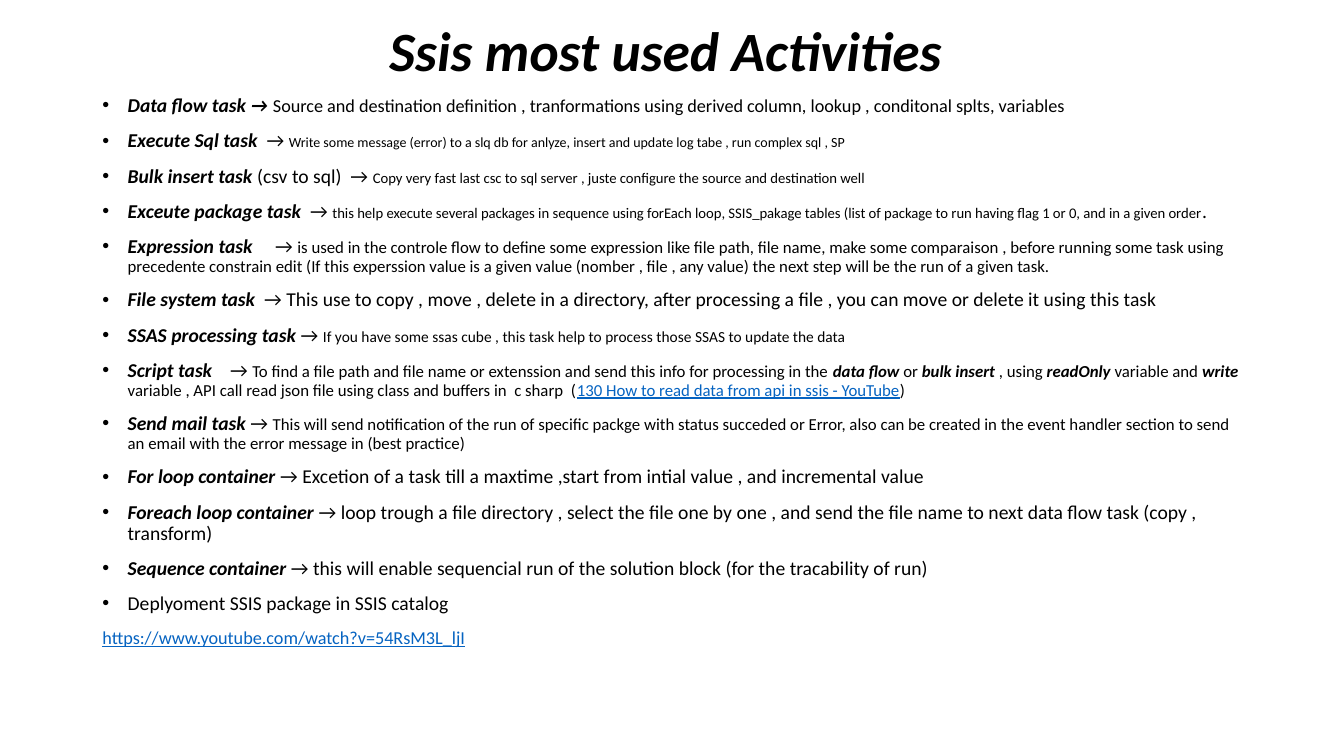
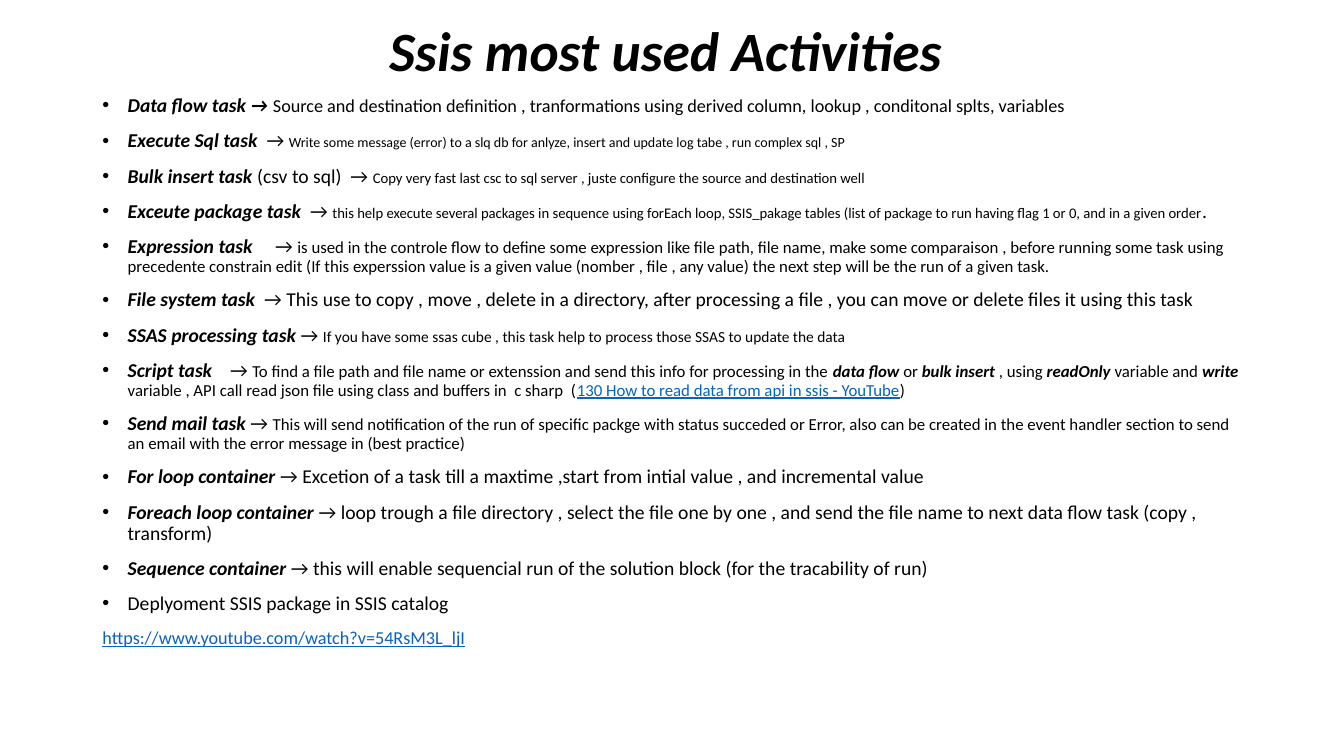
Before and after one commit to Coulio01/Documents, a slide deck: slide 3 of SSIS-SSAS/SSIS Essentials.pptx. Drawn at 1344x756 pixels with LibreOffice and Linux fonts; fonts in the diff are those of the drawing. Boxes give left, top, right and bottom in pixels: in the first picture for what was removed or moved away, otherwise in the second. Text is boxed around its words. In the diff, an @@ line names an element or a change of style, - is before the commit and + after.

```diff
--- a/SSIS-SSAS/SSIS Essentials.pptx
+++ b/SSIS-SSAS/SSIS Essentials.pptx
@@ text at [128, 292, 1192, 310]: text changed @@
-• File system task → This use to copy , move , delete in a directory, after processing a file , you can move or delete it using this task
+• File system task → This use to copy , move , delete in a directory, after processing a file , you can move or delete files it using this task
```
Also in this commit, not shown: 3 other slides changed, 21 other files.
